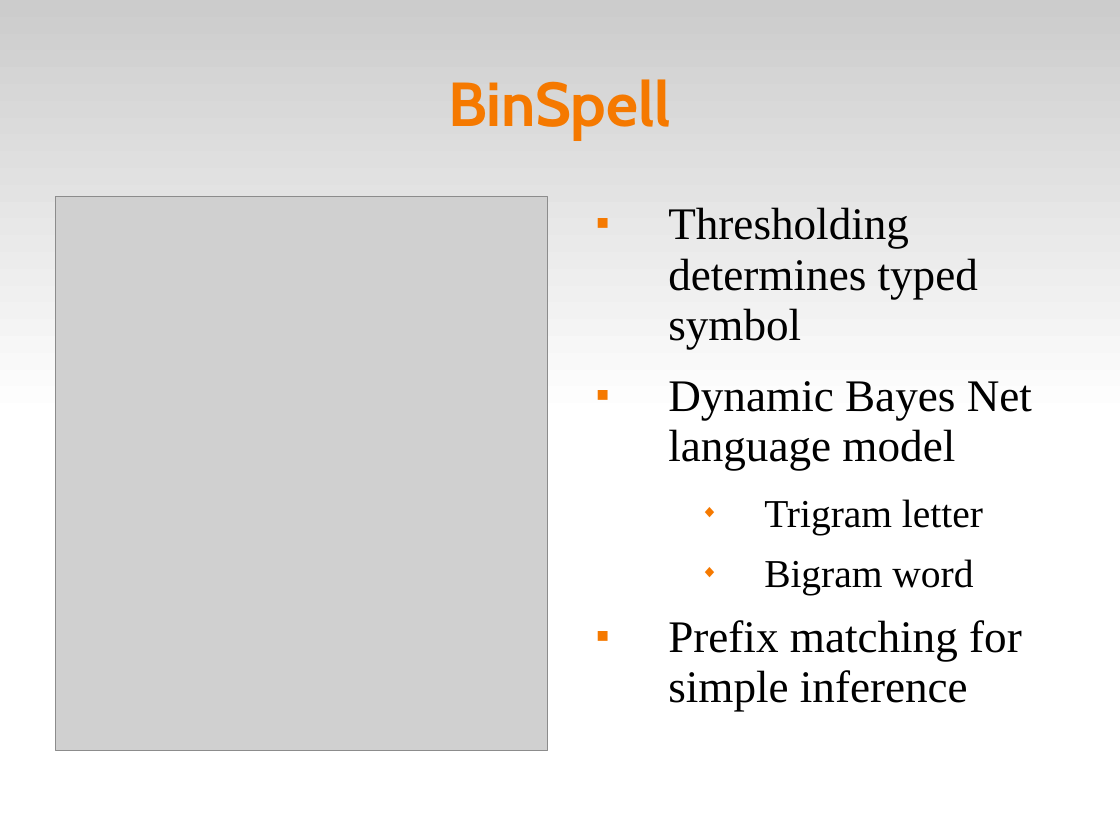
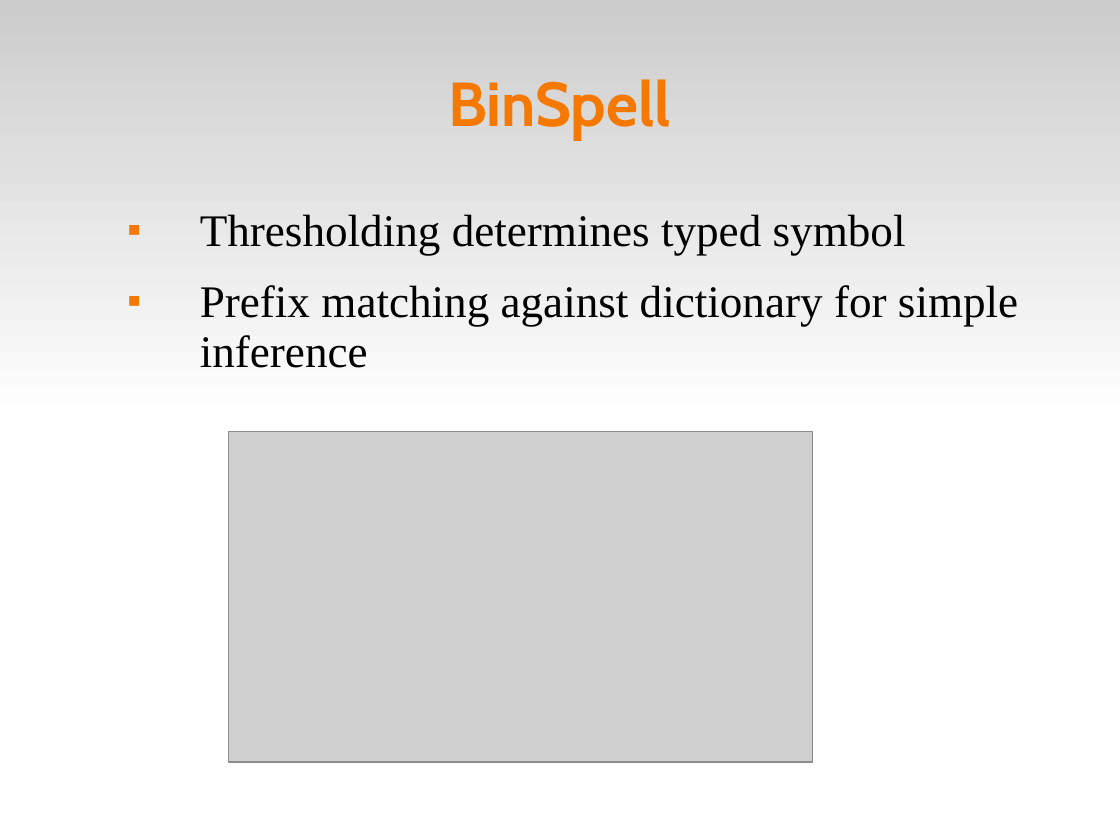
Before and after one commit to abdullah38rcc/BCI-Virtual-Keyboard, a slide deck: slide 8 of circlespell/docs/virtKey.ppt (slide 9 before the commit). Drawn at 1120x840 pixels with LibreOffice and Linux fonts; fonts in the diff are those of the drawing; grey boxes stand for pictures. Boxes give left, top, right and bottom in pixels: in the first picture for what was removed or moved away, otherwise in the second. Text is boxed around its words. In the diff, an @@ line names an element or a change of style, - is before the commit and + after.

```diff
--- a/circlespell/docs/virtKey.ppt
+++ b/circlespell/docs/virtKey.ppt
@@ picture removed at (x1=56, y1=196, x2=548, y2=751) @@
@@ text "Thresholding determines typed symbol" moved from (x1=668, y1=207, x2=1032, y2=712) to (x1=200, y1=214, x2=1018, y2=368) @@
@@ text at (x1=200, y1=214, x2=906, y2=255): indent changed @@
@@ text at (x1=200, y1=285, x2=1018, y2=368): text changed @@
-■ Dynamic Bayes Net language model
-  ◆ Trigram letter
-  ◆ Bigram word
-■ Prefix matching for simple inference
+■ Prefix matching against dictionary for simple inference
@@ picture added at (x1=229, y1=432, x2=813, y2=762) @@
```
Also in this commit, not shown: 8 other slides changed, 3 slides added.
